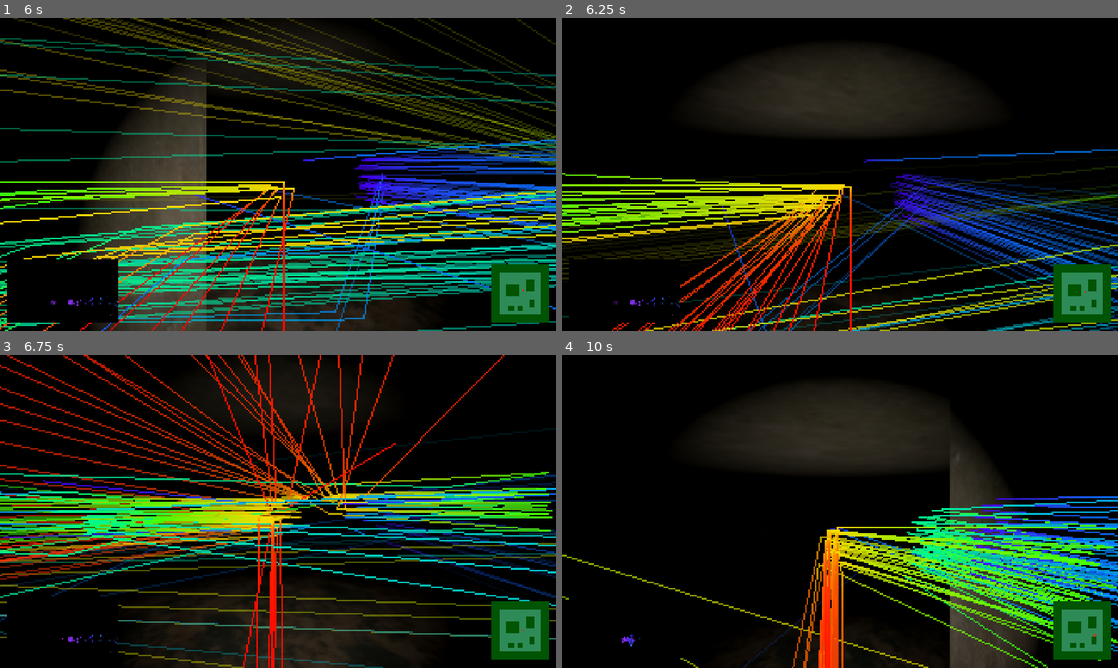
Above: before the commit, frames 1-4 (two rows, left to right).
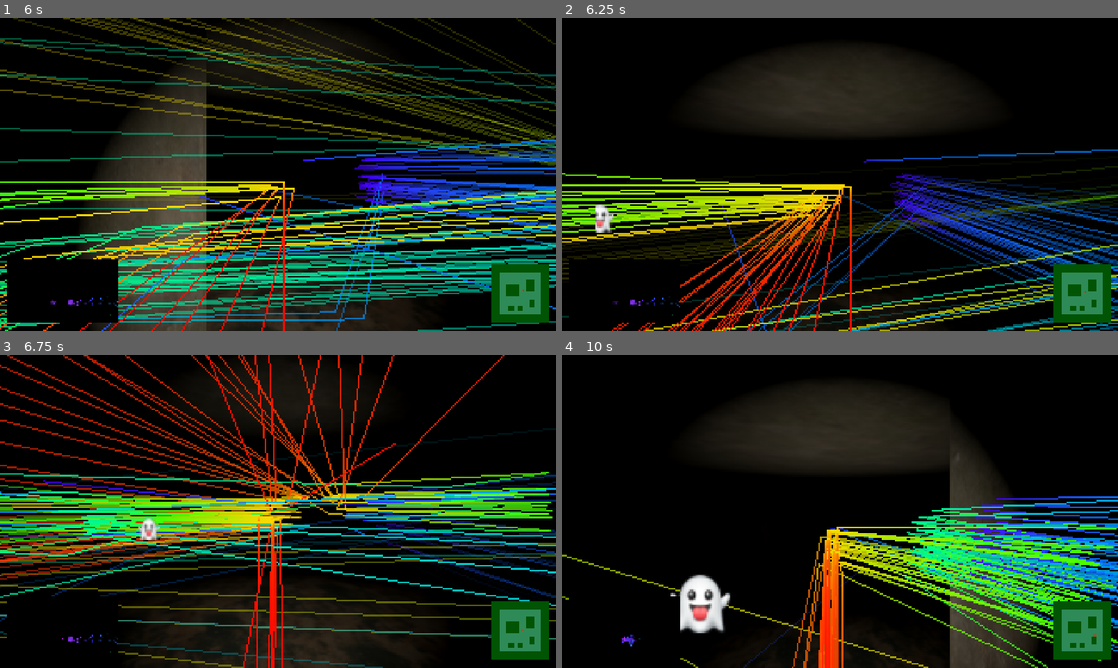
Above: after the commit, the same moments.

Repository: KoBeWi/SpaceJam2026
Game: Godot game, scene res://Game.tscn
The game is run twice, just before and just after one commit, with the same random seed, the same clock (stepped at 60 frames per second) and the same inputs.
Inputs (mouse positions are in pixels of both pictures, inside the frame that each line leads up to):
- Up to frame 1 (6 s): tap Enter (ui_accept) at 0.5, 0.77, 1.52, 3.02, 3.77, 4.52 s; move the mouse to (272, 180) at 0.52 s; hold W (forward) 0.53-2.78 s; click (272, 180) at 0.67 s; move the mouse to (316, 177) at 1.27 s; move the mouse to (233, 171) at 2.02 s; move the mouse to (283, 174) at 2.77 s; hold A (left) 2.78-3.53 s; click (283, 174) at 2.92 s; move the mouse to (255, 168) at 3.52 s; hold W (forward) 3.53-5.78 s; move the mouse to (305, 174) at 4.27 s; move the mouse to (250, 174) at 5.02 s; click (250, 174) at 5.17 s; move the mouse to (289, 168) at 5.77 s; hold D (right) from 5.78 s (still down)
- Up to frame 2 (6.25 s): keep holding D (right); tap Enter (ui_accept) at 6.02 s
- Up to frame 3 (6.75 s): move the mouse to (272, 517) at 6.52 s; release D (right) at 6.53 s; hold W (forward) from 6.53 s (still down)
- Up to frame 4 (10 s): tap Enter (ui_accept) at 6.77, 7.52, 9.02, 9.77 s; move the mouse to (878, 514) at 7.27 s; click (878, 514) at 7.42 s; move the mouse to (795, 508) at 8.02 s; move the mouse to (845, 511) at 8.77 s; release W (forward) at 8.78 s; hold A (left) 8.78-9.53 s; move the mouse to (817, 505) at 9.52 s; hold W (forward) from 9.53 s (still down); click (817, 505) at 9.67 s

Frame 1 is identical in both runs. In frame 2, 0.3% of the frame differs, in the area x 6-10%, y 59-69%; in frame 3, 0.2%; in frame 4, 1.4%, in the area x 19-31%, y 70-89%.

Commit message:
Fix pozycja 👻a

Diff:
--- a/Game.gd
+++ b/Game.gd
@@ -19,4 +19,4 @@
 	Input.mouse_mode = Input.MOUSE_MODE_CAPTURED
 
 	var dp: Vector2 = %Minimap.level.pick_random() * 2
-	duch.position = Vector3(dp.x, 0.5, dp.y)
+	duch.position = Vector3(dp.x + 1, 0.5, dp.y + 1)
--- a/Game.tscn
+++ b/Game.tscn
@@ -20,9 +20,10 @@
 [sub_resource type="StyleBoxFlat" id="StyleBoxFlat_yebci"]
 bg_color = Color(0, 0.3290106, 0.013159549, 1)
 
-[sub_resource type="SphereShape3D" id="SphereShape3D_cauhl"]
 [sub_resource type="ViewportTexture" id="ViewportTexture_r0x5m"]
 viewport_path = NodePath("RayDraw/SubViewport")
+
+[sub_resource type="SphereShape3D" id="SphereShape3D_cauhl"]
 
 [node name="Game" type="Node3D" unique_id=1578990498]
 script = ExtResource("1_u44n3")
@@ -83,17 +84,6 @@
 position = Vector2(101, 113)
 texture = ExtResource("5_t88pq")
 
-[node name="Ghost" type="CharacterBody3D" parent="." unique_id=2062454181]
-transform = Transform3D(1, 0, 0, 0, 1, 0, 0, 0, 1, 0, 0, 2.5422952)
-script = ExtResource("6_3mrqo")
-
-[node name="Sprite3D" type="Sprite3D" parent="Ghost" unique_id=2081870197]
-billboard = 2
-texture = ExtResource("6_r0x5m")
-
-[node name="CollisionShape3D" type="CollisionShape3D" parent="Ghost" unique_id=201535296]
-shape = SubResource("SphereShape3D_cauhl")
-
 [node name="DetectorDisplay" type="TextureRect" parent="UI" unique_id=608293155]
 unique_name_in_owner = true
 custom_minimum_size = Vector2(384, 216)
@@ -107,3 +97,14 @@
 offset_bottom = -29.0
 grow_vertical = 0
 texture = SubResource("ViewportTexture_r0x5m")
+
+[node name="Ghost" type="CharacterBody3D" parent="." unique_id=2062454181]
+transform = Transform3D(1, 0, 0, 0, 1, 0, 0, 0, 1, 0, 0, 2.5422952)
+script = ExtResource("6_3mrqo")
+
+[node name="Sprite3D" type="Sprite3D" parent="Ghost" unique_id=2081870197]
+billboard = 2
+texture = ExtResource("6_r0x5m")
+
+[node name="CollisionShape3D" type="CollisionShape3D" parent="Ghost" unique_id=201535296]
+shape = SubResource("SphereShape3D_cauhl")
Not shown: 1 places in Game.tscn that only renumber resources
